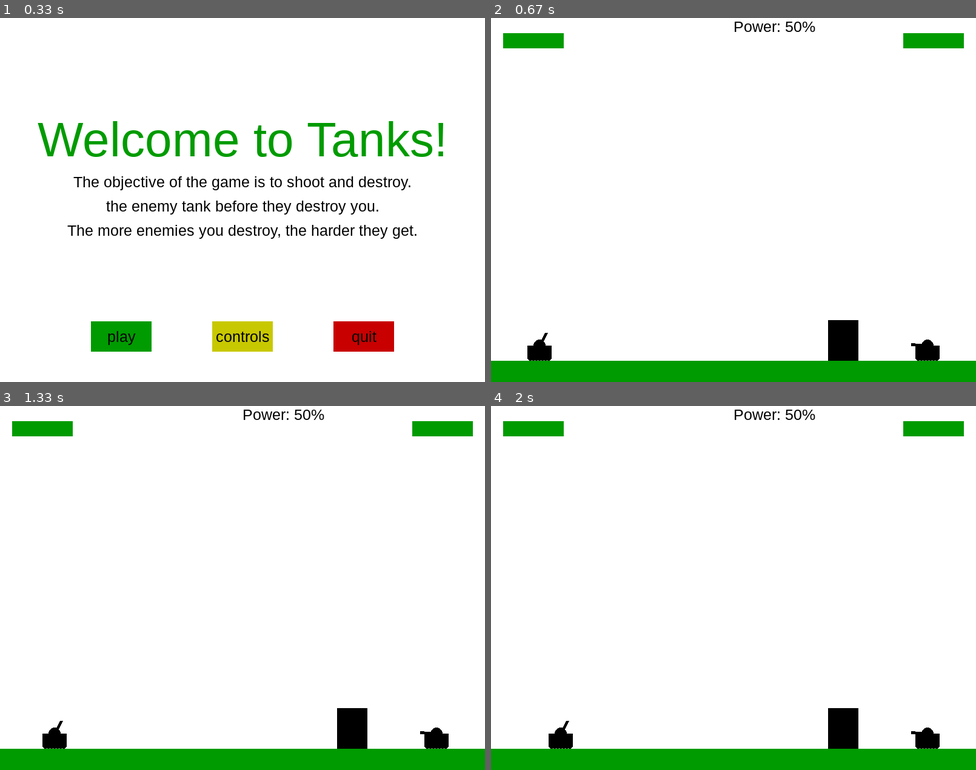
Above: before the commit, frames 1-4 (two rows, left to right).
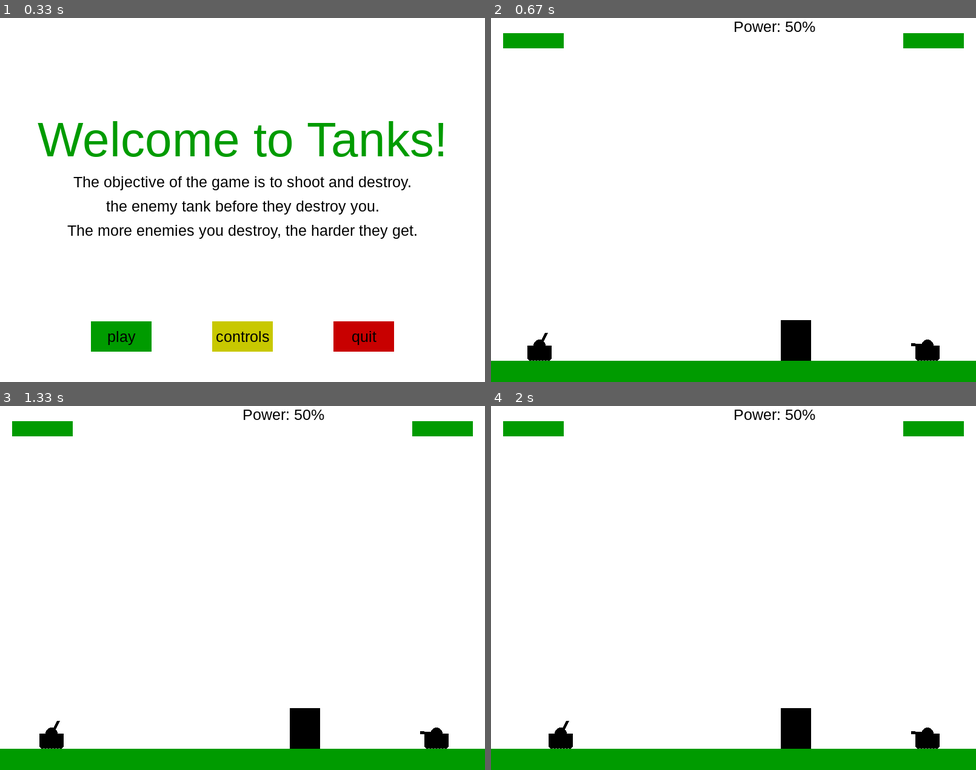
Above: after the commit, the same moments.

Repository: ioarun/pygame-robotics
Game: pygame game, started from tank-game/tank-game.py
Same seed, same stepped clock (60 frames per second), same inputs: the game is played once before the commit and once after it. The source is Python 2; it was converted automatically to run under Python 3.
Inputs:
- Up to frame 1 (0.33 s): no input
- Up to frame 2 (0.67 s): click "play" at 0.42 s
- Up to frame 3 (1.33 s): tap Space at 0.67 s
- Up to frame 4 (2 s): no input

Frame 1 is identical in both runs. In frame 2, 1.4% of the frame differs, in the area x 59-76%, y 83-95%; in frame 3, 1.5%, in the area x 8-76%, y 83-95%; in frame 4, 1.4%.

Commit message:
Add particle filter demo

Diff:
--- /dev/null
+++ b/particle-filter/particle-filter.py
@@ -0,0 +1,460 @@
+import pygame
+import random
+from math import *
+
+
+display_width = 500
+display_height = 500
+
+red = (200, 0, 0)
+blue = (0, 0, 255)import pygame
+import random
+from math import *
+import time
+
+
+display_width = 500
+display_height = 500
+
+world_size = min(display_width - 10, display_height - 10)
+
+red = (200, 0, 0)
+blue = (0, 0, 255)
+green = (0, 155, 0)
+yellow = (255, 255, 0)
+white = (255, 255, 255)
+black = (0, 0, 0)
+
+car_length = 40
+car_width = 20
+
+pygame.init()
+
+screen = pygame.display.set_mode((display_width, display_height))
+pygame.display.set_caption("Particle Filter Demo")
+clock = pygame.time.Clock()
+
+screen.fill(white)
+
+
+def car(x, y):
+	pygame.draw.rect(screen, blue, (x, y, car_length, car_width))
+
+def landmarks(locations):
+	for loc in locations:
+		pygame.draw.circle(screen, black, loc, 20)
+
+def sense(car_x, car_y, landmarks_loc, noise=False):
+	measurements = []
+	for i in range(len(landmarks_loc)):
+		dist = sqrt((car_x - landmarks_loc[i][0])**2 + (car_y - landmarks_loc[i][1])**2)
+
+		if noise:
+			## add gaussian noise to the sensed distance
+			dist += random.gauss(0.0, 5.0)
+
+		measurements.append(dist)
+
+	return measurements
+
+def measurement_prob(x, y, landmarks_loc, measurements):
+	predicted_measurements = sense(x, y, landmarks_loc, noise=False)
+
+	prob = 1.0
+	for i in range(len(landmarks_loc)):
+		prob *= Gaussian(predicted_measurements[i], 5.0, measurements[i])
+
+	return prob
+
+
+def Gaussian(mu, sigma, x):
+	return exp(- ((mu - x) ** 2) / (sigma ** 2) / 2.0) / sqrt(2.0 * pi * (sigma ** 2))
+
+
+def main_loop():
+
+	gameExit = False
+
+	car_x = random.randint(10, world_size)
+	car_y = random.randint(10, world_size)
+
+	# draw car
+	car(car_x, car_y)
+
+	landmarks_loc = []
+	# create 4 random landmarks
+	for _ in range(4):
+		loc_x = random.randint(10, world_size)
+		loc_y = random.randint(10, world_size)
+		landmarks_loc.append([loc_x, loc_y])
+
+	# draw landmarks based on landmars_loc just found
+	landmarks(landmarks_loc)
+
+	measurements = sense(car_x, car_y, landmarks_loc, noise=True)
+
+	# create 1000 random particles and draw them on screen
+	particles = []
+	for i in range(1000):
+		p_x = random.randint(10, world_size)
+		p_y = random.randint(10, world_size)
+		pygame.draw.circle(screen, red, (p_x, p_y), 2)
+		particles.append([p_x, p_y])
+
+	# assign weights to each particle according to measurement prob.
+	weights = []
+	for i in range(1000):
+		weights.append(measurement_prob(particles[i][0], particles[i][1], landmarks_loc, measurements))
+
+	# resampling
+	p = []
+	index = int(random.random() * 1000)
+	beta = 0.0
+	mw = max(weights)
+	print mw
+	for i in range(1000):
+		beta += random.random() * 2.0 * mw
+		while beta > weights[index]:
+
+	   		beta -= weights[index]
+	     	index = (index + 1) % 1000
+
+		p.append(particles[index])
+
+
+
+	particles = p
+
+	#print particles
+
+	for i in range(1000):
+
+		pygame.draw.circle(screen, red, (particles[i][0], particles[i][1]), 2)
+
+	pygame.display.update()
+	while not gameExit:
+
+		for event in pygame.event.get():
+			if event.type == pygame.QUIT:
+				gameExit = True
+
+		pygame.display.update()
+		clock.tick(60)
+
+
+
+main_loop()
+
+
+green = (0, 155, 0)
+yellow = (255, 255, 0)
+white = (255, 255, 255)
+black = (0, 0, 0)
+
+pygame.init()
+
+screen = pygame.display.set_mode((display_width, display_height))
+pygame.display.set_caption("Particle Filter Demo")
+clock = pygame.time.Clock()
+
+screen.fill(white)
+
+def car(x, y):
+	pygame.draw.rect(screen, blue, (x, y, 40, 20))
+
+def landmarks(count):
+	landmarks = []
+	for i in range(count):
+		l_x = random.randrange(10, display_width - 10)
+		l_y = random.randrange(10, display_height - 10)
+		landmarks.append([l_x, l_y])
+		pygame.draw.circle(screen, black, (l_x, l_y), 10)
+
+	return landmarks
+
+def particles():
+	p = []
+	for _ in range(1000):
+		x = int(random.randrange(10, display_width - 10))
+		y = int(random.randrange(10, display_height - 10))
+		p.append([x, y])
+		pygame.draw.circle(screen, red, (x+20, y+10), 1)
+	return p
+
+def particles_move(p, delta_x, delta_y):
+	for _ in range(1000):
+		p[_][0] += delta_x + 0
+		p[_][1] += delta_y + 0
+
+	return p
+
+
+def resample(p, w):
+	p2 = []
+	# chose index from a uniform distribution
+	index = int(random.random() * 1000)
+	beta = 0.0
+	mw = max(w)
+	for i in range(1000):import pygame
+import random
+from math import *
+import time
+
+
+display_width = 500
+display_height = 500
+
+world_size = min(display_width - 10, display_height - 10)
+
+red = (200, 0, 0)
+blue = (0, 0, 255)
+green = (0, 155, 0)
+yellow = (255, 255, 0)
+white = (255, 255, 255)
+black = (0, 0, 0)
+
+car_length = 40
+car_width = 20
+
+pygame.init()
+
+screen = pygame.display.set_mode((display_width, display_height))
+pygame.display.set_caption("Particle Filter Demo")
+clock = pygame.time.Clock()
+
+screen.fill(white)
+
+
+def car(x, y):
+	pygame.draw.rect(screen, blue, (x, y, car_length, car_width))
+
+def landmarks(locations):
+	for loc in locations:
+		pygame.draw.circle(screen, black, loc, 20)
+
+def sense(car_x, car_y, landmarks_loc, noise=False):
+	measurements = []
+	for i in range(len(landmarks_loc)):
+		dist = sqrt((car_x - landmarks_loc[i][0])**2 + (car_y - landmarks_loc[i][1])**2)
+
+		if noise:
+			## add gaussian noise to the sensed distance
+			dist += random.gauss(0.0, 5.0)
+
+		measurements.append(dist)
+
+	return measurements
+
+def measurement_prob(x, y, landmarks_loc, measurements):
+	predicted_measurements = sense(x, y, landmarks_loc, noise=False)
+
+	prob = 1.0
+	for i in range(len(landmarks_loc)):
+		prob *= Gaussian(predicted_measurements[i], 5.0, measurements[i])
+
+	return prob
+
+
+def Gaussian(mu, sigma, x):
+	return exp(- ((mu - x) ** 2) / (sigma ** 2) / 2.0) / sqrt(2.0 * pi * (sigma ** 2))
+
+
+def main_loop():
+
+	gameExit = False
+
+	car_x = random.randint(10, world_size)
+	car_y = random.randint(10, world_size)
+
+	# draw car
+	car(car_x, car_y)
+
+	landmarks_loc = []
+	# create 4 random landmarks
+	for _ in range(4):
+		loc_x = random.randint(10, world_size)
+		loc_y = random.randint(10, world_size)
+		landmarks_loc.append([loc_x, loc_y])
+
+	# draw landmarks based on landmars_loc just found
+	landmarks(landmarks_loc)
+
+	measurements = sense(car_x, car_y, landmarks_loc, noise=True)
+
+	# create 1000 random particles and draw them on screen
+	particles = []
+	for i in range(1000):
+		p_x = random.randint(10, world_size)
+		p_y = random.randint(10, world_size)
+		pygame.draw.circle(screen, red, (p_x, p_y), 2)
+		particles.append([p_x, p_y])
+
+	# assign weights to each particle according to measurement prob.
+	weights = []
+	for i in range(1000):
+		weights.append(measurement_prob(particles[i][0], particles[i][1], landmarks_loc, measurements))
+
+	# resampling
+	p = []
+	index = int(random.random() * 1000)
+	beta = 0.0
+	mw = max(weights)
+	print mw
+	for i in range(1000):
+		beta += random.random() * 2.0 * mw
+		while beta > weights[index]:
+
+	   		beta -= weights[index]
+	     	index = (index + 1) % 1000
+
+		p.append(particles[index])
+
+
+
+	particles = p
+
+	#print particles
+
+	for i in range(1000):
+
+		pygame.draw.circle(screen, red, (particles[i][0], particles[i][1]), 2)
+
+	pygame.display.update()
+	while not gameExit:
+
+		for event in pygame.event.get():
+			if event.type == pygame.QUIT:
+				gameExit = True
+
+		pygame.display.update()
+		clock.tick(60)
+
+
+
+main_loop()
+
+
+	    # randomly chose between 0 and 2*w max
+	    beta = beta + random.random()*2*mw
+	    while (w[index] < beta):
+	        beta = beta - w[index]
+	        # considering wheel (indices 1000,1001,1002,...
+	        # mean 0,1,2,3,...)
+	        index = (index + 1) % 1000
+	    # select current index
+	    p2.append(p[index])
+	p = p2
+
+	return p
+
+def find_noisy_distance(point1, point2):
+	x1 = point1[0]
+	y1 = point1[1]
+	x2 = point2[0]
+	y2 = point2[1]
+	return sqrt((x1-x2)**2 + (y1-y2)**2) + random.gauss(0.0, 5.0)
+
+def find_actual_distance(point1, point2):
+	x1 = point1[0]
+	y1 = point1[1]
+	x2 = point2[0]
+	y2 = point2[1]
+	return sqrt((x1-x2)**2 + (y1-y2)**2)
+
+
+def measurement_prob(particle, measurement, landmarks):
+
+    # calculates how likely a measurement should be
+
+    prob = 1.0;
+    for i in range(4):
+        dist = find_actual_distance(particle, landmarks[i])
+        prob *= Gaussian(dist, 5.0, measurement[i])
+    return prob
+
+def Gaussian(mu, sigma, x):
+
+    # calculates the probability of x for 1-dim Gaussian with mean mu and var. sigma
+    return exp(- ((mu - x) ** 2) / (sigma ** 2) / 2.0) / sqrt(2.0 * pi * (sigma ** 2))
+
+def main_loop():
+	exit = False
+	x = random.randrange(10, display_width - 10)
+	y = random.randrange(10, display_height - 10)
+
+	delta_x = 0
+	delta_y = 0
+
+	# draw landmarks
+	landmarks_list = landmarks(4)
+	# draw car
+	car(x, y)
+	# draw particles
+	particles_list = particles()
+
+	# calculate distances from each landmark
+	measurements = []
+	for l in landmarks_list:
+		measurements.append(find_noisy_distance([x, y], l))
+
+	while not exit:
+		#screen.fill(white)
+		for event in pygame.event.get():
+			if event.type == pygame.QUIT:
+				exit = True
+			if event.type == pygame.KEYDOWN:
+				if event.key == pygame.K_RIGHT:
+					delta_x = 5
+				elif event.key == pygame.K_LEFT:
+					delta_x = -5
+				elif event.key == pygame.K_UP:
+					delta_y = -5
+				elif event.key == pygame.K_DOWN:
+					delta_y = 5
+
+			if event.type == pygame.KEYUP:
+				if event.key in [pygame.K_DOWN, pygame.K_UP, pygame.K_LEFT, pygame.K_RIGHT]:
+					delta_x = 0
+					delta_y = 0
+
+				particles_list = particles_move(particles_list, delta_x, delta_y)
+				print particles_list
+
+		x += delta_x
+		y += delta_y
+
+		if display_width < x:
+			x = display_width
+		elif display_height < y:
+			y = display_height
+
+		# draw car
+		car(x, y)
+
+		# # calculate distances from each landmark
+		measurements = []
+		for l in landmarks_list:
+			measurements.append(find_noisy_distance([x, y], l))
+
+		# # particles_list = particles()
+		weights = []
+		for i in range(1000):
+			weights.append(measurement_prob(particles_list[i],measurements, landmarks_list))
+
+   		particles_list = resample(particles_list, weights)
+
+ 	# 	sum_x = 0
+ 	# 	sum_y = 0
+
+  		for p in range(1000):
+  		  	pygame.draw.circle(screen, red, (particles_list[p][0]+20, particles_list[p][1]+10), 1)
+  		  	# sum_x += particles_list[p][0]
+  		  	# sum_y += particles_list[p][1]
+
+  # 		# print sum_x/len(particles_list), sum_y/len(particles_list)
+  # 		# print "error in x :", x - sum_x/len(particles_list)
+  # 		# print "error in y :", y - sum_y/len(particles_list)
+		pygame.display.update()
+		clock.tick(30)
+
+main_loop()
--- a/tank-game/tank-game.py
+++ b/tank-game/tank-game.py
@@ -508,7 +508,7 @@
 				quit()
 
 		gameDisplay.fill(white)
-		message_to_screen("You Won!",
+		message_to_screen("You won!",
 			green,
 			-100,
 			"large")
@@ -617,7 +617,7 @@
 	fire_power = 50
 	power_change = 0
 
-	xlocation = (display_width/2)+random.randint(-0.2*display_width,0.2*display_width)
+	xlocation = (display_width/2)+random.randint(-0.1*display_width,0.1*display_width)
 	randomHeight = random.randrange(display_height*0.1, display_height*0.6)
 
 	barrier_width = 50
@@ -730,6 +730,11 @@
 
 		fire_power += power_change
 
+		if fire_power > 100:
+			fire_power = 100
+		elif fire_power < 1:
+			fire_power = 1
+
 		# display the fire_power
 		power(fire_power)
 
